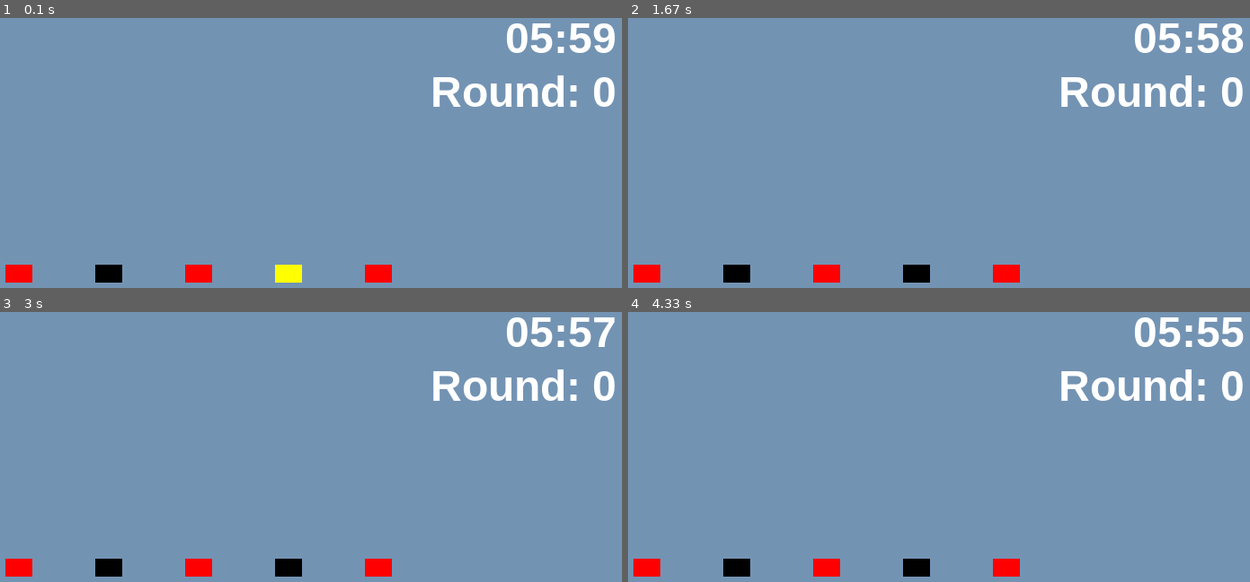
Above: before the commit, frames 1-4 (two rows, left to right).
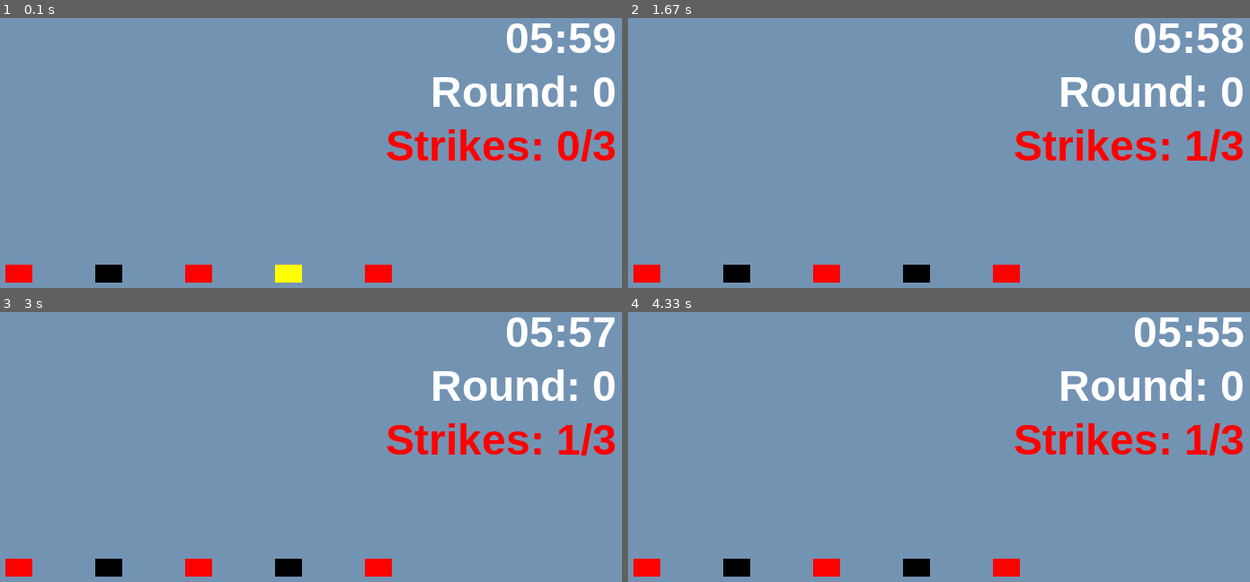
Above: after the commit, the same moments.

Repository: charles-kahlenberg/Bomb-defusal
Game: pygame game, started from Melody Game.py
Same seed, same stepped clock (60 frames per second), same inputs: the game is played once before the commit and once after it.
Inputs (mouse positions are in pixels of both pictures, inside the frame that each line leads up to):
- Up to frame 1 (0.1 s): no input
- Up to frame 2 (1.67 s): click (646, 274) at 0.88 s
- Up to frame 3 (3 s): no input
- Up to frame 4 (4.33 s): no input

The runs differ from the first frame. In frame 1, 1.8% of the frame differs, in the area x 62-99%, y 41-54%; in frame 2, 1.8%; in frame 3, 1.8%; in frame 4, 1.8%.

Commit message:
Adds text for losing and strike counter

Diff:
--- a/Melody Game.py
+++ b/Melody Game.py
@@ -295,7 +295,7 @@
             print(f"Round {rounds + 1}: Listen to the melody! ({melody})")
             state = "computer_playing"
 
-        elif state == "computer_playing":
+        elif state == "computer_playing": # computer plays the keys
             if now >= next_note_time:
                 if note_index < len(melody):
                     chord_name = melody[note_index]
@@ -308,7 +308,7 @@
                     print("Your turn — repeat the melody!")
                     state = "player_input"
 
-        elif state == "check":
+        elif state == "check": # algorithm checks if keys were played in correct order
             if now >= check_time:
                 if player_melody == melody:
                     print("Correct! Next round.")
@@ -322,7 +322,7 @@
                         print("Game over!")
                         game_over = True
                         whomp_sound.play()
-                if not game_over:
+                if not game_over: # adds a buffer between rounds so the last highlight stays visible before the next melody starts
                     state = "between_rounds"
                     next_round_time = now + between_rounds_ms
 
@@ -337,17 +337,25 @@
     screen.fill(SURFACE_COLOR)
     all_sprites_list.draw(screen)
 
-    if rounds <= 8 and not game_over:
+    if rounds <= 8 and not game_over: # display the current round number in the top-right, below the timer
         round_text = timer_font.render(f"Round: {rounds}", True, TIMER_COLOR)
         screen.blit(round_text, (WIDTH - round_text.get_width() - 20, 80))
-
-    elif rounds >= 8:
+        strike_text = timer_font.render(f"Strikes: {strikes}/{max_strikes}", True, (255, 0, 0))
+        screen.blit(strike_text, (WIDTH - strike_text.get_width() - 20, 140))
+
+    elif rounds >= 8: # if the player wins by completing 8 rounds, play anthem sound and display win message
         if not game_over:
             anthem_sound.play()
             game_over = True
         win_text = timer_font.render("Congratulations! You won!", True, (0, 255, 0))
         screen.blit(win_text, ((WIDTH - win_text.get_width()) // 2, 100))
 
+    elif strikes >= 3 : # if the player loses by getting 3 strikes, play whomp sound and display lose message
+        if not game_over:
+            whomp_sound.play()
+            game_over = True
+        lost_text = timer_font.render("Game Over! Try Again!", True, (255, 0, 0))
+        screen.blit(lost_text, ((WIDTH - lost_text.get_width()) // 2, 100))
 
     # draw the elapsed-time timer in the top-right
     time_left = 360000 - (now - game_start_ticks)  # 60 seconds total, converted to milliseconds
